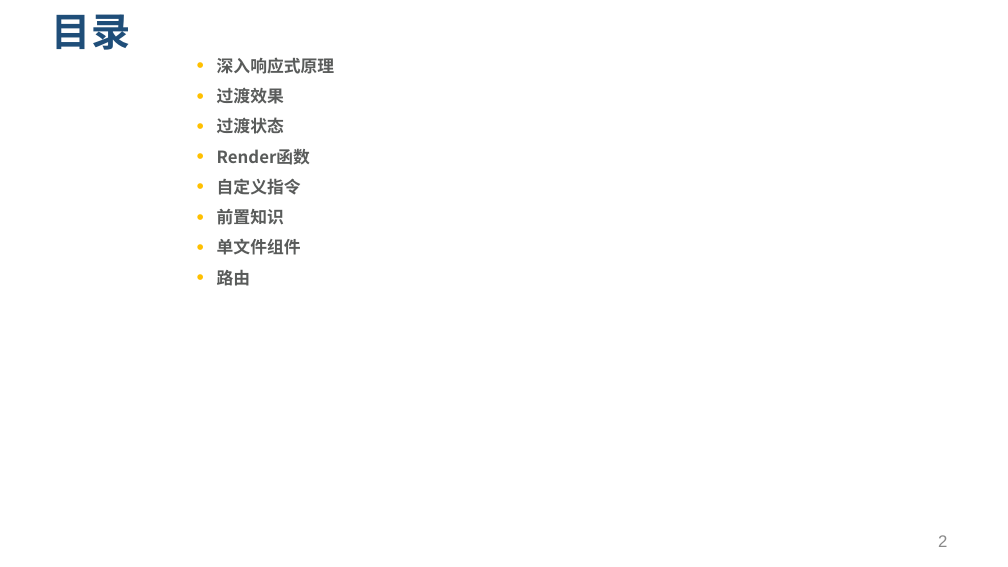
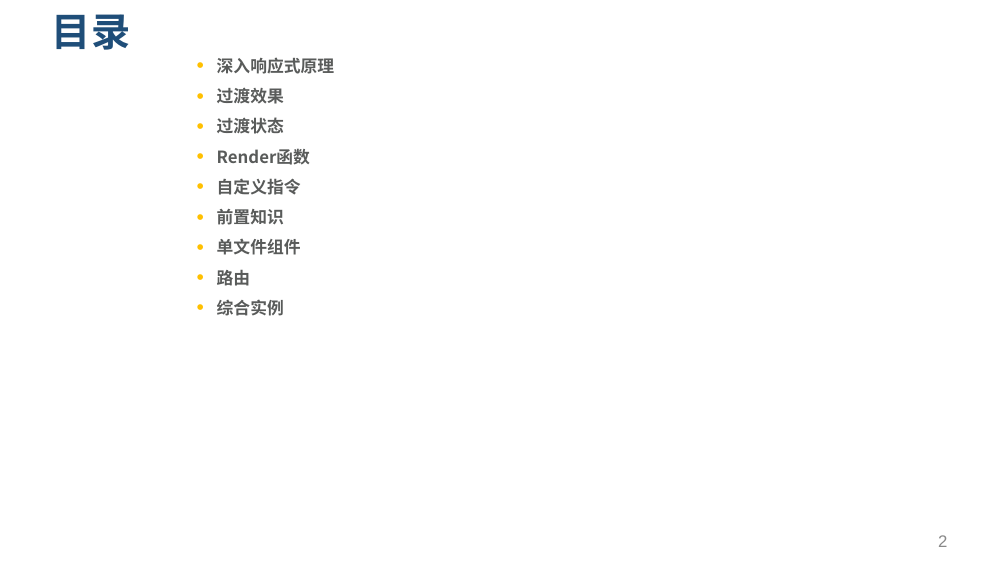
Before and after one commit to yxl2628/vuejs, a slide deck: slide 2 of 03 vue高级特性.pptx. Drawn at 1008x567 pixels with LibreOffice and Linux fonts; fonts in the diff are those of the drawing. Boxes give left, top, right and bottom in pixels: in the first picture for what was removed or moved away, otherwise in the second. Text is boxed around its words. In the diff, an @@ line names an element or a change of style, - is before the commit and + after.

```diff
--- a/03 vue高级特性.pptx
+++ b/03 vue高级特性.pptx
@@ text at <box>217,300,284,316</box>: paragraph added @@
+• 综合实例
```
Also in this commit, not shown: 3 other slides changed, 28 slides added, 2 other files.
